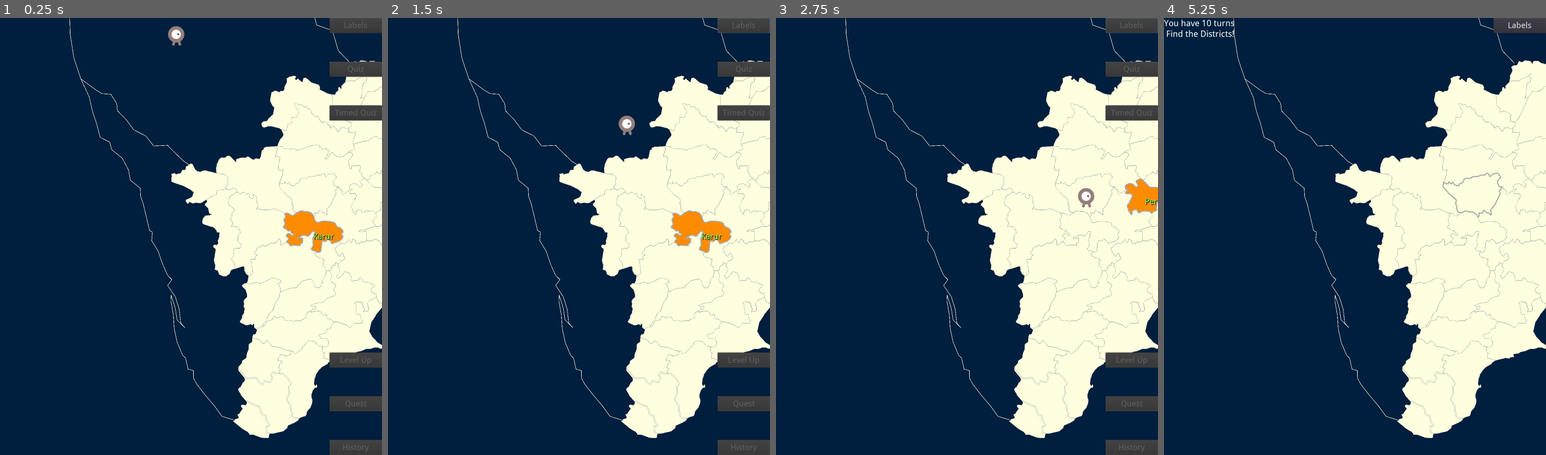
Above: before the commit, frames 1-4 (left to right).
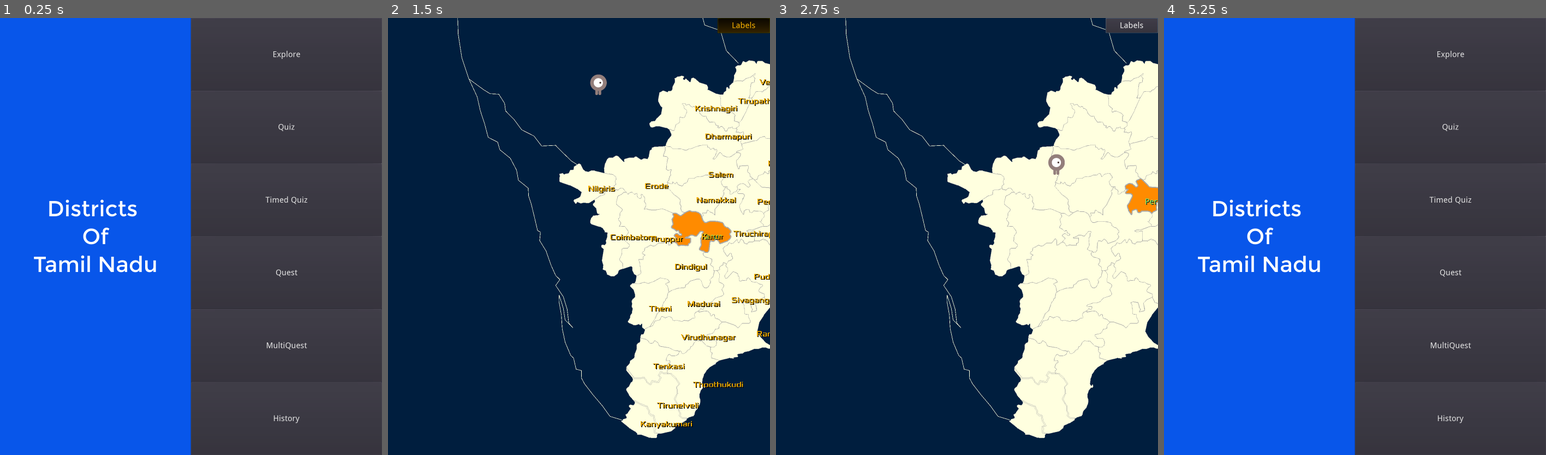
Above: after the commit, the same moments.

Repository: sharun-s/godot-tn
Game: Godot game, scene res://Node2D.tscn
The game is run twice, just before and just after one commit, with the same random seed, the same clock (stepped at 60 frames per second) and the same inputs.
Inputs (mouse positions are in pixels of both pictures, inside the frame that each line leads up to):
- Up to frame 1 (0.25 s): no input
- Up to frame 2 (1.5 s): click (674, 52) at 0.5 s, where only the run after the commit has a clickable "Explore"; click (743, 26) at 1.25 s, where only the run after the commit has a clickable "Labels"
- Up to frame 3 (2.75 s): tap Enter at 2 s; drag from (1146, 188) to (1039, 157) at 2.02 s
- Up to frame 4 (5.25 s): drag from (1366, 188) to (1473, 197) at 2.77 s; click (1519, 70) at 3.5 s, where only the run before the commit has a clickable "Quiz"; click "History" at 4.25 s; click "Close" (after the commit: "Main Menu") at 5 s

The runs differ from the first frame. In frame 1, 97% of the frame differs, in the area x 0-100%, y 0-100%; in frame 2, 5.0%; in frame 3, 2.8%; in frame 4, 100%.

Commit message:
Added start screen - 6 modes - explore - quiz - timed quiz - quest - multi quest - history launched now from start screen

Diff:
--- a/InfoCenter.gd
+++ b/InfoCenter.gd
@@ -2,7 +2,7 @@
 #code facttype - p:people, f:food, m:movies, c:culture/temples/religion related, h:history
 var facts:={
 		Ariyalur=[
-			'h:fields of Cretaceous age marine fossils (100 millions year old) are found here shocased in the Museum at Varanavasi',
+			'h:fields of Cretaceous age marine fossils (100 millions year old) are found here showcased in the Museum at Varanavasi',
 			'h:Gangaikonda Cholapuram located here was the capital of the Chola Empire before it moved to Tanjore',
 			"h:The ruins of the Chola capital and the famous Temple here are now a World Heritage site"
 			],
@@ -35,6 +35,7 @@
 			'Kodaikanal, in tamil translates to The Gift of the Forest, is very popular hillstation located here',
 			'Palani Hills where the famous Liril commercial was shot'],
 		Dharmapuri=[
+			"m:Hogenakkal falls shot to fame after Chinna Chinna Asai (Roja), Mazhaiye Mazhaiye(Rhythm) and Raath Ka Nasha Abhi (Asoka) were shot here",
 			"Hogenakkal falls, which means smokey rocks, is where the river Cauvery enters Tamil Nadu",
 			"Taking a ride in the local bowl shaped boats made of woven grase called a Parisal/Coracle is very popular tourist activity here",
 			"p:Veeraappan, the notorious elephant poacher, sandalwood smuggler, wanted for the murder of 184 people was caught here"],
@@ -91,6 +92,7 @@
 			'Ancient Port town of Poombuhar where the Kaveri meets the sea ',
 			'Kaveri Pushkaram festival happens here every 12 yeara place where peacock dance'],
 		Madurai=[
+			'm:Thirumalai Nayakkar Palace built in 1636, blends North and South Indian architecture, site of famous movie songs Kannalanea(Bombay), Tere Bina(Guru), Ragasiya Kanavugal(Bheemaa)',
 			'Chithirai Festival',
 			"Thoonga Nagaram, meaning the city which never sleeps",
 			'the beautiful Sungudi sarees. Gujarati weavers, moved here 500 years ago, seeing the local women tying their hair in buns created the now famous tye and die pattern of these sarees',
@@ -136,6 +138,7 @@
 			'Mettur Dam, on the Cauvery river is the largest dam in the state',
 			'Shevaroy Hills - yercaud - orchidarium - old coffee plantations highest peak of the southern eastern ghats in TN - lots of species of snake, lizard, frogs and birds not found anywhere else'],
 		Sivagangai=[
+			'm:Karaikudi, with its Chettiar palaces is a very popular film location. Aathangudi palace, Rao Bahadur palace and nearly 50 other palatial houses are occupied on most days by film crew',
 			'Kottan basket weaving from palm leafs with its vibrant colors',
 			'p:Kaniyan - Yaadhum Oore Yaavarum Kelir',
 			'Chettinad formed by a prosperous banking and business community built from trading with Burma, Ceylon and Malaysia',
@@ -169,6 +172,7 @@
 		Tirunelveli=[
 			"f:Halwa made famous by the Iruttukadai Halwa shop. Halwa was made through the day and sellout within minutes of shop opening at night",
 			"Kudrevatti hill station",
+			"m:Kalyani Theertham and Agasthya falls were Azhagaana Raakshasiye from Mudhalvan was shot",
 			"Korai grass (reed) mats of Pattamadai called Pattamadai Pai",
 			"ISROs Rocket Engines are assembled and tested at Mahendragiri located here",
 			"p:Agastyamalai mountain is a popular pilgrimage site to Sage Agastya considered father of the Tamil Language",
@@ -179,9 +183,9 @@
 			"Largest Rice producers"
 		],
 		Tiruvallur=[
-			'p:Sarvepalli Radhakrishnan was born in Tiruttani',
+			'p:Sarvepalli Radhakrishnan, the Second President of India, was born here in Tiruttani.',
 			'Pulicat town found at the tip of Pulicat Lake',
-			'casuarinas',
+			'Casuarinas',
 			'c:Tiruttani Murgan temple - Aadi Krittikai - kavadis',
 			'Very industrialized district manufacturing everything from cycles, tanks to trains'],
 		Thoothukudi=[
@@ -395,8 +399,9 @@
 		if event.pressed and event.scancode == KEY_BACKSPACE:
 			hide()
 
+signal infobox_exit;
 func _on_Back_pressed():
-	hide()
+	emit_signal('infobox_exit')
 
 func format_neighbours():
 	var textstr=''
--- a/InfoCenter.tscn
+++ b/InfoCenter.tscn
@@ -184,7 +184,7 @@
 size_flags_horizontal = 3
 size_flags_vertical = 3
 custom_fonts/font = SubResource( 7 )
-text = "Close"
+text = "Main Menu"
 
 [connection signal="pressed" from="VBoxContainer2/MarginContainer/Neighbours" to="." method="_on_Neighbours_pressed"]
 [connection signal="toggled" from="VBoxContainer2/MarginContainer/Neighbours" to="." method="_on_Neighbours_toggled"]
--- a/Node2D.tscn
+++ b/Node2D.tscn
@@ -1,6 +1,7 @@
-[gd_scene load_steps=14 format=2]
+[gd_scene load_steps=17 format=2]
 
 [ext_resource path="res://TN.gd" type="Script" id=1]
+[ext_resource path="res://Montreal-Regular.ttf" type="DynamicFontData" id=2]
 [ext_resource path="res://DroidSans.ttf" type="DynamicFontData" id=3]
 [ext_resource path="res://InfoCenter.tscn" type="PackedScene" id=4]
 [ext_resource path="res://pulse.gd" type="Script" id=5]
@@ -49,6 +50,13 @@
 size = 24
 font_data = ExtResource( 3 )
 
+[sub_resource type="StyleBoxFlat" id=9]
+bg_color = Color( 0.0352941, 0.341176, 0.921569, 1 )
+
+[sub_resource type="DynamicFont" id=8]
+size = 80
+font_data = ExtResource( 2 )
+
 [node name="TN" type="Node2D"]
 script = ExtResource( 1 )
 
@@ -91,58 +99,6 @@
 "_edit_use_anchors_": false
 }
 
-[node name="Quiz" type="Button" parent="HUD"]
-anchor_left = 1.0
-anchor_top = 0.1
-anchor_right = 1.0
-anchor_bottom = 0.1
-margin_left = -192.0
-margin_bottom = 55.0
-custom_fonts/font = SubResource( 5 )
-text = "Quiz"
-__meta__ = {
-"_edit_use_anchors_": false
-}
-
-[node name="Quest" type="Button" parent="HUD"]
-anchor_left = 1.0
-anchor_top = 0.9
-anchor_right = 1.0
-anchor_bottom = 0.9
-margin_left = -192.0
-margin_top = -55.0
-custom_fonts/font = SubResource( 5 )
-text = "Quest"
-__meta__ = {
-"_edit_use_anchors_": false
-}
-
-[node name="Quest2" type="Button" parent="HUD"]
-anchor_left = 1.0
-anchor_top = 0.8
-anchor_right = 1.0
-anchor_bottom = 0.8
-margin_left = -192.0
-margin_top = -55.0
-custom_fonts/font = SubResource( 5 )
-text = "Level Up"
-__meta__ = {
-"_edit_use_anchors_": false
-}
-
-[node name="Timed" type="Button" parent="HUD"]
-anchor_left = 1.0
-anchor_top = 0.2
-anchor_right = 1.0
-anchor_bottom = 0.2
-margin_left = -192.0
-margin_bottom = 55.0
-custom_fonts/font = SubResource( 5 )
-text = "Timed Quiz"
-__meta__ = {
-"_edit_use_anchors_": false
-}
-
 [node name="Labels" type="Button" parent="HUD"]
 anchor_left = 1.0
 anchor_right = 1.0
@@ -151,19 +107,6 @@
 custom_fonts/font = SubResource( 5 )
 toggle_mode = true
 text = "Labels"
-__meta__ = {
-"_edit_use_anchors_": false
-}
-
-[node name="Learn" type="Button" parent="HUD"]
-anchor_left = 1.0
-anchor_top = 1.0
-anchor_right = 1.0
-anchor_bottom = 1.0
-margin_left = -192.0
-margin_top = -55.0
-custom_fonts/font = SubResource( 5 )
-text = "History"
 __meta__ = {
 "_edit_use_anchors_": false
 }
@@ -204,6 +147,102 @@
 [node name="QMenu" parent="HUD" instance=ExtResource( 7 )]
 visible = false
 
+[node name="StartScreen" type="GridContainer" parent="HUD"]
+anchor_right = 1.0
+anchor_bottom = 1.0
+custom_constants/vseparation = 0
+custom_constants/hseparation = 0
+columns = 2
+__meta__ = {
+"_edit_use_anchors_": false
+}
+
+[node name="Title" type="Label" parent="HUD/StartScreen"]
+margin_right = 700.0
+margin_bottom = 1900.0
+size_flags_horizontal = 3
+size_flags_vertical = 7
+custom_styles/normal = SubResource( 9 )
+custom_fonts/font = SubResource( 8 )
+text = "Districts
+Of
+Tamil Nadu"
+align = 1
+valign = 1
+
+[node name="B" type="VBoxContainer" parent="HUD/StartScreen"]
+margin_left = 700.0
+margin_right = 1400.0
+margin_bottom = 1900.0
+size_flags_horizontal = 3
+size_flags_vertical = 3
+custom_constants/separation = 0
+
+[node name="Explore" type="Button" parent="HUD/StartScreen/B"]
+margin_right = 700.0
+margin_bottom = 316.0
+size_flags_vertical = 3
+custom_fonts/font = SubResource( 5 )
+text = "Explore"
+__meta__ = {
+"_edit_use_anchors_": false
+}
+
+[node name="Quiz" type="Button" parent="HUD/StartScreen/B"]
+margin_top = 316.0
+margin_right = 700.0
+margin_bottom = 633.0
+size_flags_vertical = 3
+custom_fonts/font = SubResource( 5 )
+text = "Quiz"
+__meta__ = {
+"_edit_use_anchors_": false
+}
+
+[node name="Timed" type="Button" parent="HUD/StartScreen/B"]
+margin_top = 633.0
+margin_right = 700.0
+margin_bottom = 949.0
+size_flags_vertical = 3
+custom_fonts/font = SubResource( 5 )
+text = "Timed Quiz"
+__meta__ = {
+"_edit_use_anchors_": false
+}
+
+[node name="Quest" type="Button" parent="HUD/StartScreen/B"]
+margin_top = 949.0
+margin_right = 700.0
+margin_bottom = 1266.0
+size_flags_vertical = 3
+custom_fonts/font = SubResource( 5 )
+text = "Quest"
+__meta__ = {
+"_edit_use_anchors_": false
+}
+
+[node name="Quest2" type="Button" parent="HUD/StartScreen/B"]
+margin_top = 1266.0
+margin_right = 700.0
+margin_bottom = 1583.0
+size_flags_vertical = 3
+custom_fonts/font = SubResource( 5 )
+text = "MultiQuest"
+__meta__ = {
+"_edit_use_anchors_": false
+}
+
+[node name="Learn" type="Button" parent="HUD/StartScreen/B"]
+margin_top = 1583.0
+margin_right = 700.0
+margin_bottom = 1900.0
+size_flags_vertical = 3
+custom_fonts/font = SubResource( 5 )
+text = "History"
+__meta__ = {
+"_edit_use_anchors_": false
+}
+
 [node name="Timer" type="Timer" parent="."]
 one_shot = true
 
@@ -214,12 +253,8 @@
 scale = Vector2( 1.4, 1.4 )
 
 [connection signal="ready" from="." to="." method="_on_TN_ready"]
-[connection signal="pressed" from="HUD/Quiz" to="." method="_on_Button_pressed"]
-[connection signal="pressed" from="HUD/Quest" to="." method="_on_Quest_pressed"]
-[connection signal="pressed" from="HUD/Quest2" to="." method="subjectQuest"]
-[connection signal="pressed" from="HUD/Timed" to="." method="_on_Timed_pressed"]
 [connection signal="toggled" from="HUD/Labels" to="." method="_on_Labels_toggled"]
-[connection signal="pressed" from="HUD/Learn" to="." method="_on_Learn_toggled"]
+[connection signal="infobox_exit" from="HUD/Grid" to="." method="_on_infobox_exit"]
 [connection signal="off_track" from="HUD/Grid" to="." method="_off_track"]
 [connection signal="on_track" from="HUD/Grid" to="." method="_on_Grid_on_track"]
 [connection signal="quest_over" from="HUD/Grid" to="." method="_on_quest_over"]
@@ -227,4 +262,10 @@
 [connection signal="show_neighbours" from="HUD/Grid" to="." method="_on_Grid_show_neighbours"]
 [connection signal="subject_quests_ready" from="HUD/Grid" to="HUD/QMenu" method="_on_subject_quests_ready"]
 [connection signal="selected" from="HUD/QMenu" to="." method="quest_selected"]
+[connection signal="pressed" from="HUD/StartScreen/B/Explore" to="." method="_on_Explore_pressed"]
+[connection signal="pressed" from="HUD/StartScreen/B/Quiz" to="." method="_on_Button_pressed"]
+[connection signal="pressed" from="HUD/StartScreen/B/Timed" to="." method="_on_Timed_pressed"]
+[connection signal="pressed" from="HUD/StartScreen/B/Quest" to="." method="_on_Quest_pressed"]
+[connection signal="pressed" from="HUD/StartScreen/B/Quest2" to="." method="subjectQuest"]
+[connection signal="pressed" from="HUD/StartScreen/B/Learn" to="." method="_on_Learn_toggled"]
 [connection signal="timeout" from="QuizTimer" to="." method="_on_QuizTimer_timeout"]
--- a/TN.gd
+++ b/TN.gd
@@ -555,18 +555,8 @@
 	$HUD/Clock.text=''
 	$HUD/Message.bbcode_text=''
 	$Label.text=''
-	$HUD/Quiz.show()
-	$HUD/Timed.show()
-	$HUD/Learn.show()
-	$HUD/Quest.show()
-	$HUD/Quest2.show()
-	#$Camera2D.position=get_node('Karur').position
-	#show_compass()
-	$Gopal.show()
-	#if quest_in_progress:
-	#	game_in_progress=3
-	#else:
-	#	game_in_progress=0
+	#$Gopal.show()
+	$HUD/StartScreen.show()
 	update() # redraw borders
 	#var tree=get_tree()
 #	for i in years:
@@ -599,12 +589,9 @@
 func reset():
 	score=0
 	attempts=0
+	# gopal state depends on game - explore/quest/multiquest show - history/quiz/timedquiz hide
 	$Gopal.hide()
-	$HUD/Quiz.hide()
-	$HUD/Quest2.hide()
-	$HUD/Timed.hide()
-	$HUD/Quest.hide()
-	$HUD/Learn.hide()
+	disableui()
 	$HUD/Grid.hide()
 	#disappear()
 	#since the learn button is used to show years
@@ -644,10 +631,7 @@
 	$Gopal.velocity=Vector2(0,0)
 	$Gopal.initiated_by_code=false
 	$Gopal/CollisionShape2D.disabled = false
-	if game_in_progress !=3:
-		enableui()
-	#game_in_progress=0
-	#if not quest_in_progress:
+	#if game_in_progress !=3:
 	#	enableui()
 
 func fullwalktest():
@@ -730,26 +714,15 @@
 func _on_TN_ready():
 	district_animator=cell.instance()
 	add_child(district_animator)
-	var randstartidx=rng.randi_range(0,d.size()-1)
-	var startat = d.keys()[randstartidx]
-	path.append(startat)
-	gotoDistrict()
 
 func disableui():
-	$HUD/Learn.disabled=true
-	$HUD/Quest.disabled=true
-	$HUD/Quest2.disabled=true
-	$HUD/Quiz.disabled=true
-	$HUD/Labels.disabled=true
-	$HUD/Timed.disabled=true
+	$HUD/StartScreen.hide()
+	#$HUD/Labels.hide()
 
 func enableui():
-	$HUD/Learn.disabled=false
-	$HUD/Quest.disabled=false
-	$HUD/Quest2.disabled=false
-	$HUD/Quiz.disabled=false
-	$HUD/Labels.disabled=false
-	$HUD/Timed.disabled=false
+	$HUD/StartScreen.show()
+	#$HUD/Labels.hide()
+
 
 func neighbours(districtname):
 	var l=get_node(districtname).get_overlapping_areas()
@@ -802,7 +775,6 @@
 	return get_node(district).position+Vector2(d[district][2]/2, d[district][3]/2)
 
 func _on_Learn_toggled():
-	$HUD/Learn.hide()
 	var old
 	var newlist
 	while true:
@@ -905,6 +877,8 @@
 
 
 func _on_Quest_pressed():
+	disableui()
+	$Gopal.show()
 	if selected_district!='':
 		deselect()
 		$Label.text=''
@@ -923,14 +897,13 @@
 var general_quests=['', 'mountains', 'river', 'sea']
 
 func quest_selected(districts, quest_name=''):
-	# general quest
+	# district is empty string - quest button pressed if array quest selected via multiquest
 	if districts is Array:
 		for i in districts:
 			setDistrict_Color_Text(i, quest_colors[quest_name], false)
 		yield(get_tree().create_timer(4.0), "timeout")
 		$HUD/QMenu/PopupPanel.hide()
 		$HUD/QMenu.hide()
-	disableui()
 	$HUD/Grid/VBoxContainer2/MarginContainer/Neighbours.visible=false
 	$HUD/Grid/VBoxContainer2/MarginContainer/history.visible=false
 	$HUD/Grid/VBoxContainer2/MarginContainer/Back.visible=false
@@ -984,7 +957,7 @@
 	#reset score border
 	$HUD/Score["custom_styles/normal"].border_color="feed5f"#selected_color_right
 	$HUD/Score["custom_colors/font_color"]="feed5f"#selected_color_right
-	enableui()
+	#enableui()
 	game_over()
 
 func _off_track(dx):
@@ -1014,9 +987,20 @@
 
 #var multiquest=false
 func subjectQuest():
+	disableui()
+	$Gopal.show()
 	if selected_district!='':
 		deselect()
 		$Label.text=''
 		get_tree().set_group("dlabels","visible",false)
-	#multiquest=true
 	$HUD/QMenu.show()
+
+func _on_Explore_pressed():
+	$Gopal.show()
+	var randstartidx=rng.randi_range(0,d.size()-1)
+	var startat = d.keys()[randstartidx]
+	path.append(startat)
+	gotoDistrict()
+
+func _on_infobox_exit():
+	game_over()
